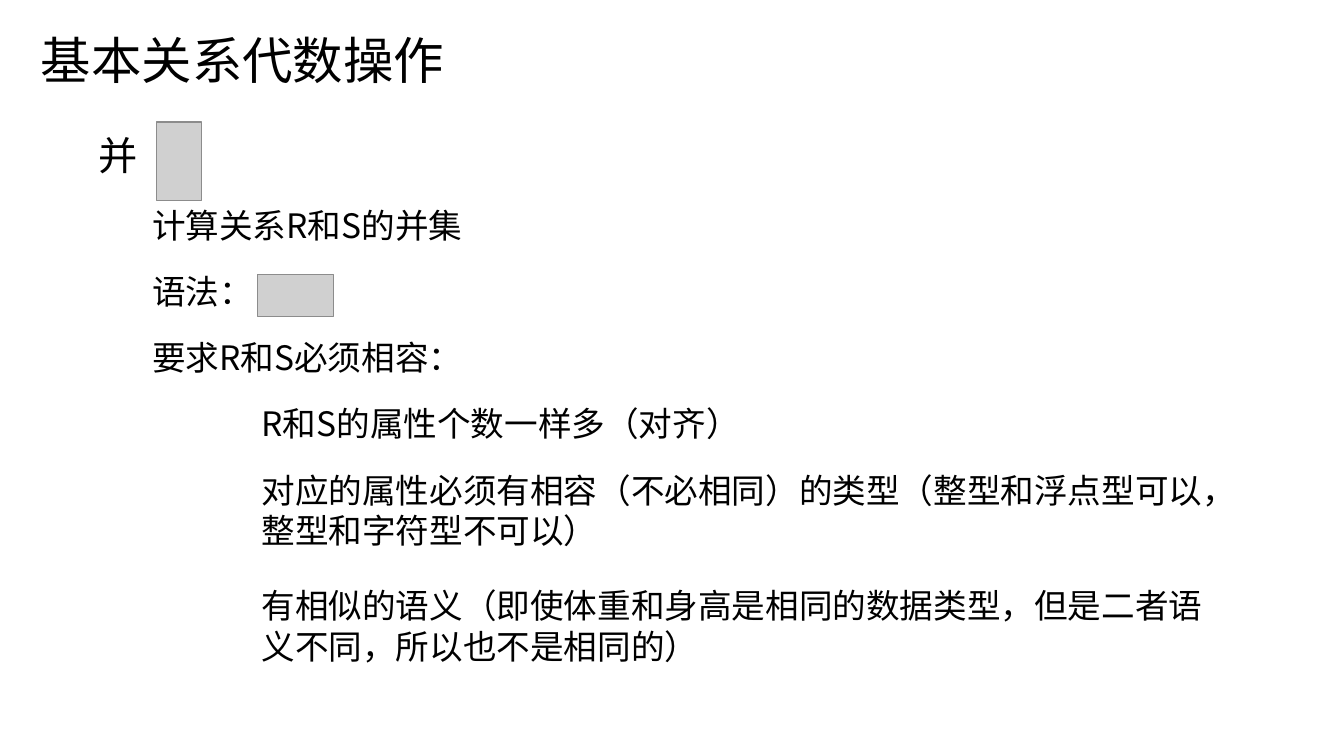
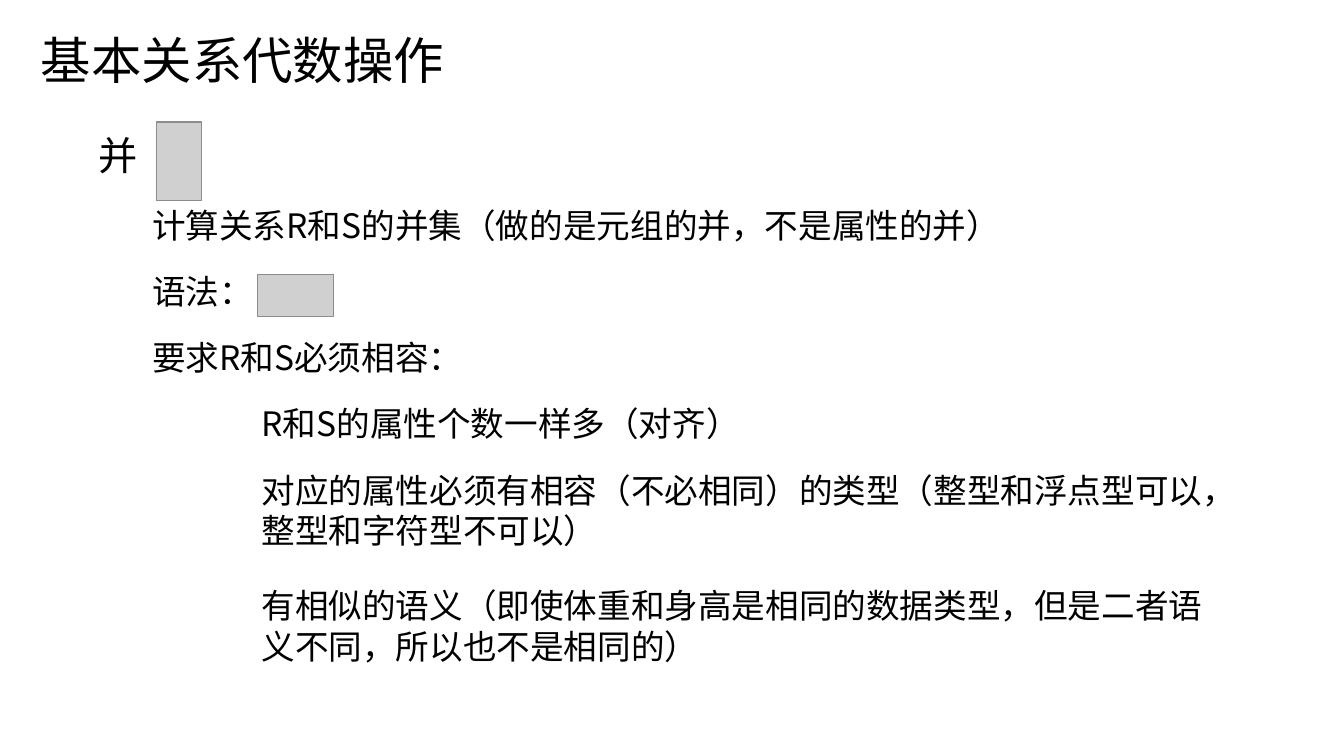
Before and after one commit to y-tanx/HIT-Database-Systems-Course, a slide deck: slide 19 of 第2章 关系数据库/第2章关系数据库.pptx. Drawn at 1344x756 pixels with LibreOffice and Linux fonts; fonts in the diff are those of the drawing; grey boxes stand for pictures. Boxes give left, top, right and bottom in pixels: in the first picture for what was removed or moved away, otherwise in the second. Text is boxed around its words. In the diff, an @@ line names an element or a change of style, - is before the commit and + after.

Commit message:
Fix: 第2章关系数据库 PPT 修改了拼写错误，调整了结构

```diff
--- a/第2章 关系数据库/第2章关系数据库.pptx
+++ b/第2章 关系数据库/第2章关系数据库.pptx
@@ text at (152,209,1000,242): text changed @@
-计算关系R和S的并集
+计算关系R和S的并集（做的是元组的并，不是属性的并）
```
Also in this commit, not shown: 12 other slides changed.
